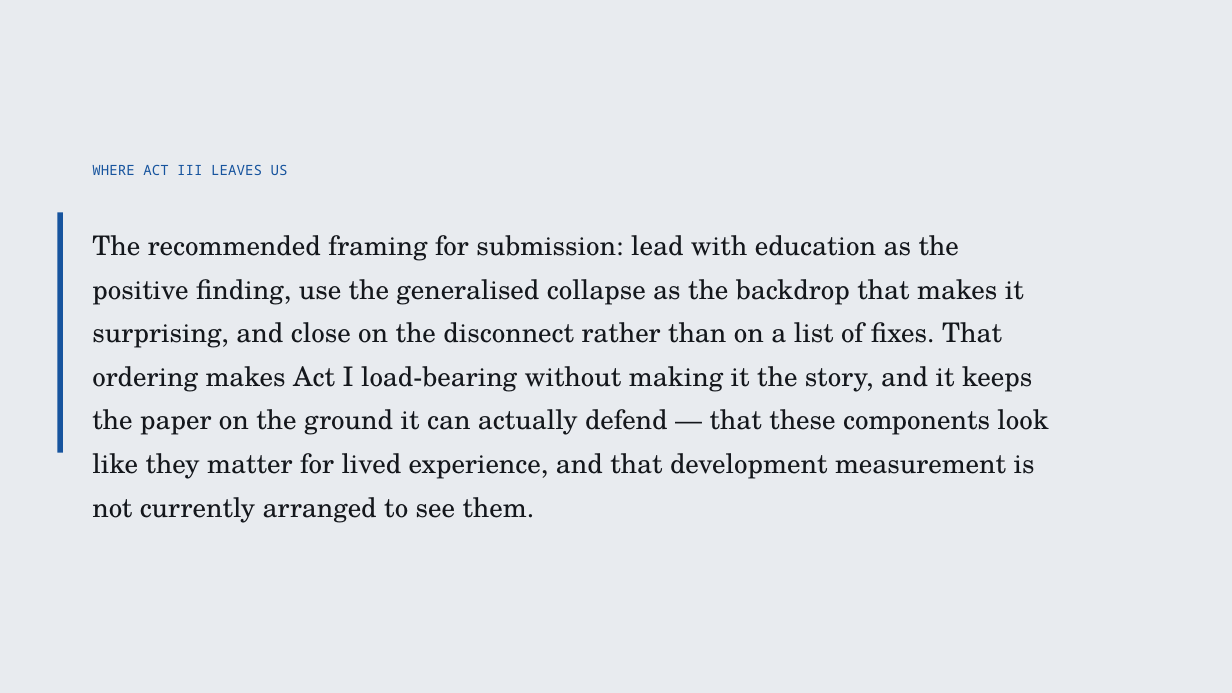
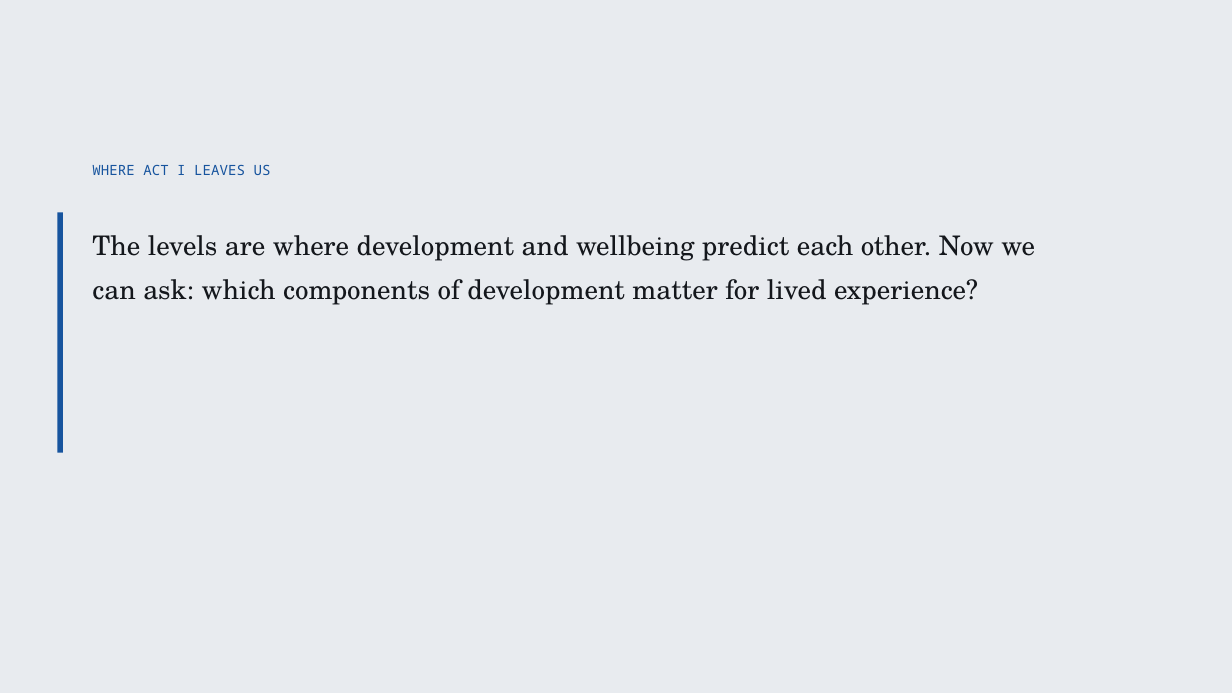
Before and after one commit to cwejnert/HDI-Happiness, a slide deck: slide 7 of deck/Measured_Where_It_Varies.pptx (slide 31 before the commit). Drawn at 1232x693 pixels with LibreOffice and Linux fonts; fonts in the diff are those of the drawing. Boxes give left, top, right and bottom in pixels: in the first picture for what was removed or moved away, otherwise in the second. Text is boxed around its words. In the diff, an @@ line names an element or a change of style, - is before the commit and + after.

```diff
--- a/deck/Measured_Where_It_Varies.pptx
+++ b/deck/Measured_Where_It_Varies.pptx
@@ text at [92, 165, 271, 175]: text changed @@
-WHERE ACT III LEAVES US
+WHERE ACT I LEAVES US
@@ text at [92, 235, 1035, 305]: text changed @@
-The recommended framing for submission: lead with education as the positive finding, use the generalised collapse as the backdrop that makes it surprising, and close on the disconnect rather than on a list of fixes. That ordering makes Act I load-bearing without making it the story, and it keeps the paper on the ground it can actually defend — that these components look like they matter for lived experience, and that development measurement is not currently arranged to see them.
+The levels are where development and wellbeing predict each other. Now we can ask: which components of development matter for lived experience?
```
Also in this commit, not shown: 17 other slides changed, 4 slides added, 24 slides removed, 2 other files.
